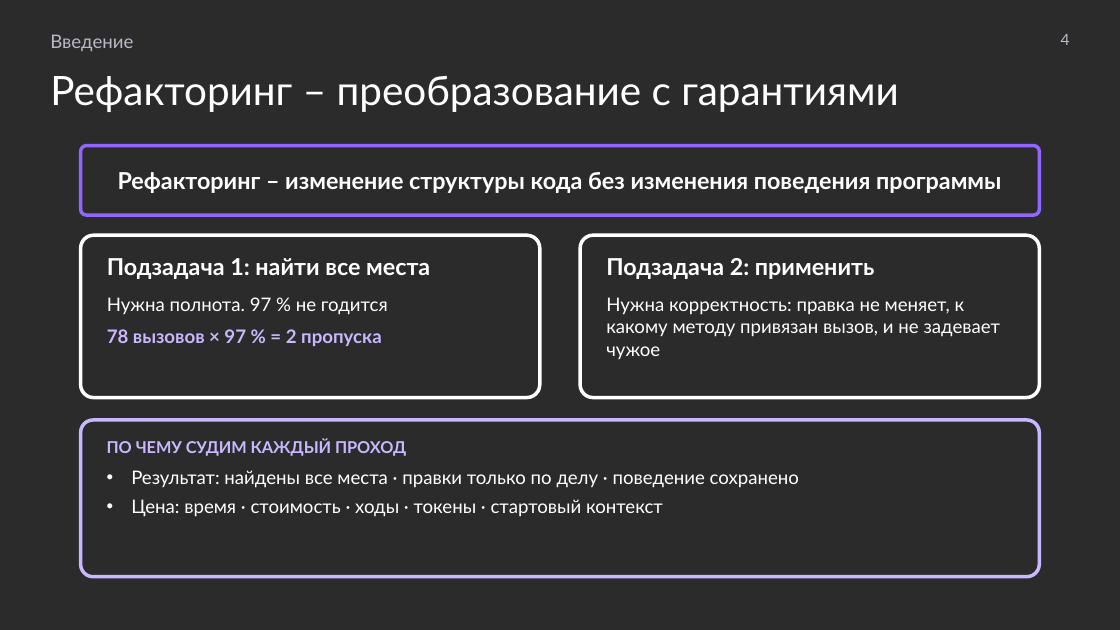
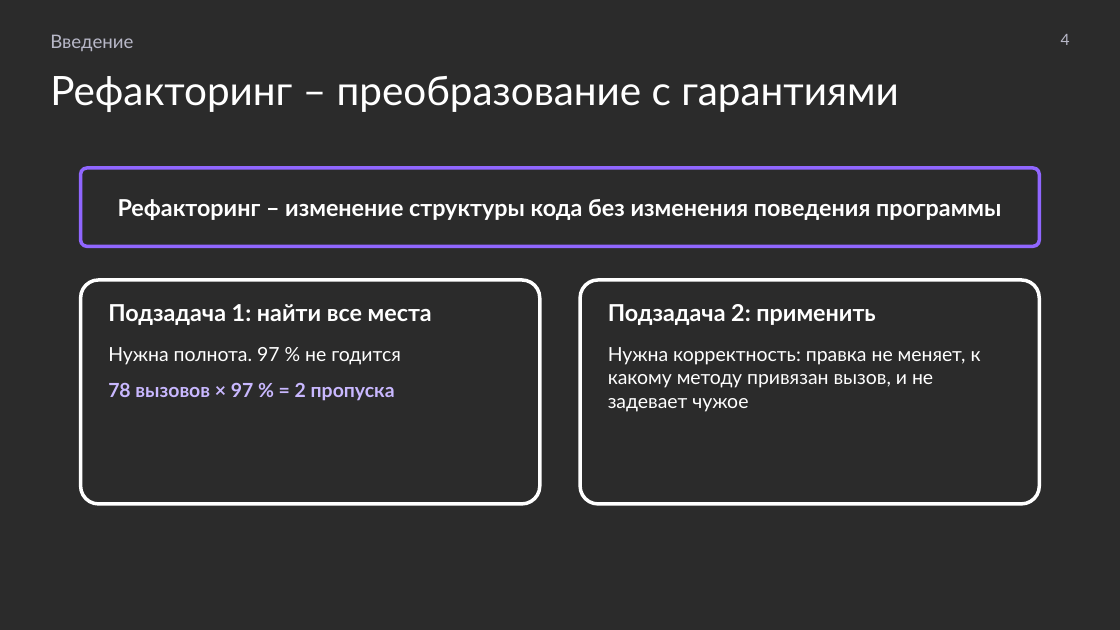
Before and after one commit to MchKosticyn/ide-refactoring-in-ai-agents, a slide deck: slide 4 of Доклад_ Рефакторинг в ИИ-агентах.pptx. Drawn at 1120x630 pixels with LibreOffice and Linux fonts; fonts in the diff are those of the drawing; background and template pictures are left out; a plain dark background stands for a picture behind light text. Boxes give left, top, right and bottom in pixels: in the first picture for what was removed or moved away, otherwise in the second. Text is boxed around its words. In the diff, an @@ line names an element or a change of style, - is before the commit and + after.

```diff
--- a/Доклад_ Рефакторинг в ИИ-агентах.pptx
+++ b/Доклад_ Рефакторинг в ИИ-агентах.pptx
@@ rounded rectangle "Рефакторинг – изменение структуры кода ...": place and size @@
-rounded rectangle "Рефакторинг – изменение структуры кода ..." at (81, 146, 1039, 215)
+rounded rectangle "Рефакторинг – изменение структуры кода ..." at (81, 168, 1039, 246)
@@ rounded rectangle "Подзадача 1: найти все места": place and size @@
-rounded rectangle "Подзадача 1: найти все места" at (81, 235, 540, 398)
+rounded rectangle "Подзадача 1: найти все места" at (81, 280, 540, 504)
@@ rounded rectangle "Подзадача 1: найти все места" at (81, 280, 540, 504): size 12 to 12.5 pt in "Нужна полнота. 97 % не годится", "78 вызовов × 97 % = 2 ..."; more space between paragraphs @@
@@ rounded rectangle "Подзадача 2: применить": place and size @@
-rounded rectangle "Подзадача 2: применить" at (580, 235, 1039, 398)
+rounded rectangle "Подзадача 2: применить" at (580, 280, 1039, 504)
@@ rounded rectangle "Подзадача 2: применить" at (580, 280, 1039, 504): size 12 to 12.5 pt in "Нужна корректность: правка не меняет, к какому ..."; more space between paragraphs @@
@@ rounded rectangle removed at (81, 420, 1039, 577) @@
-ПО ЧЕМУ СУДИМ КАЖДЫЙ ПРОХОД
-• Результат: найдены все места · правки только по делу · поведение сохранено
-• Цена: время · стоимость · ходы · токены · стартовый контекст
```
Also in this commit, not shown: 28 other slides changed, 8 slides added, 9 slides removed, 2 other files.
